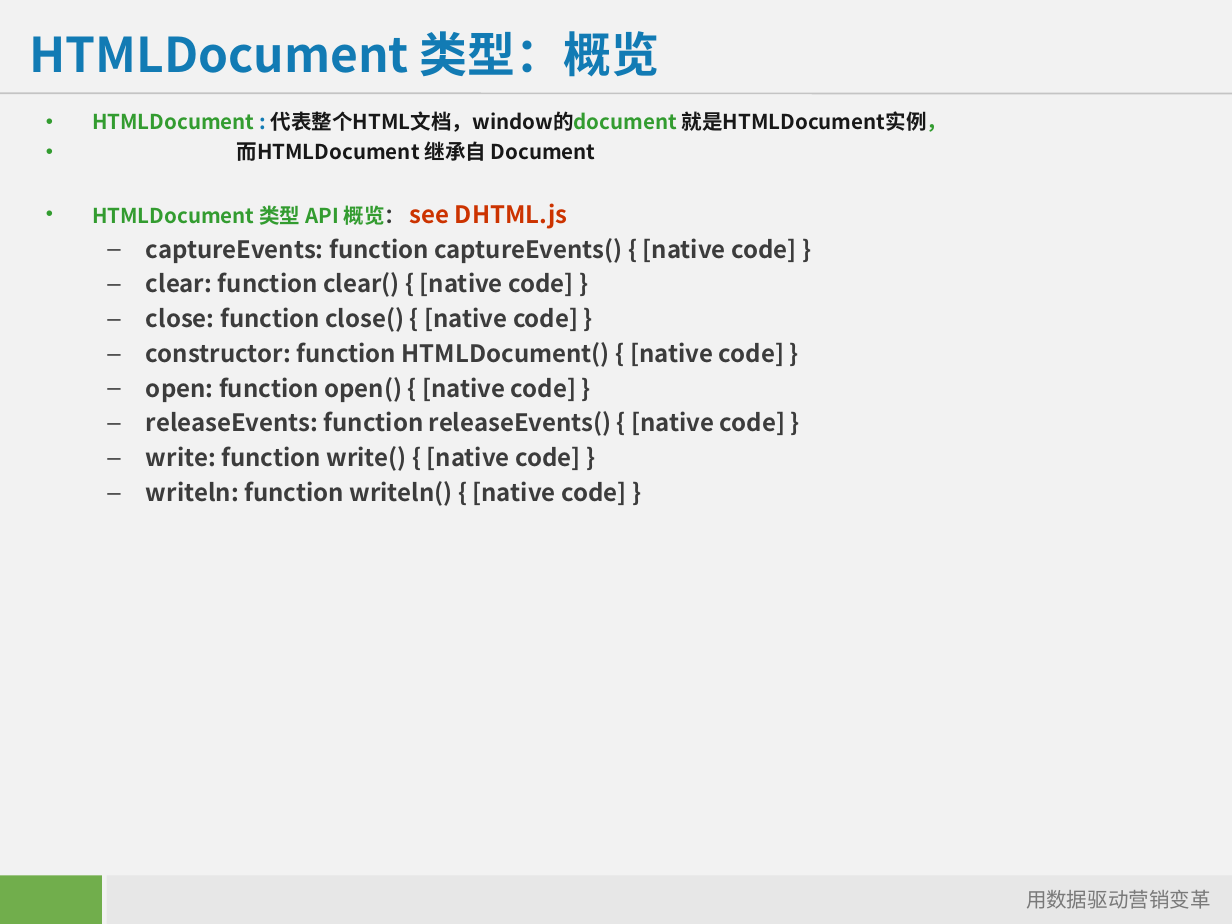
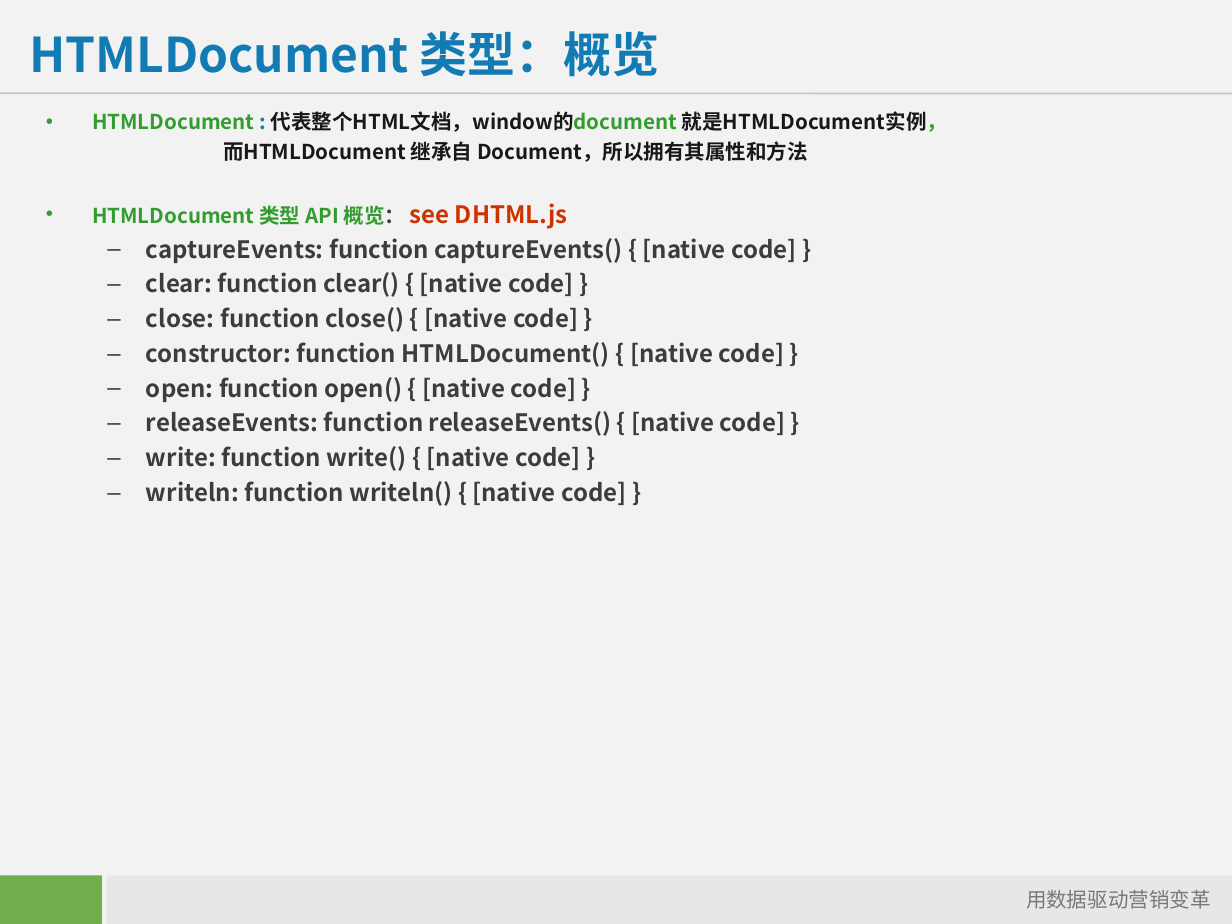
Before and after one commit to starzou/dom-edge, a slide deck: slide 6 of doc/DOM及其应用-DOM-API详解.ppt. Drawn at 1232x924 pixels with LibreOffice and Linux fonts; fonts in the diff are those of the drawing; background and template pictures are left out. Boxes give left, top, right and bottom in pixels: in the first picture for what was removed or moved away, otherwise in the second. Text is boxed around its words. In the diff, an @@ line names an element or a change of style, - is before the commit and + after.

Commit message:
完成 HTMLDocument 讲解

```diff
--- a/doc/DOM及其应用-DOM-API详解.ppt
+++ b/doc/DOM及其应用-DOM-API详解.ppt
@@ text at [223,141,808,162]: text changed @@
-• 而HTMLDocument 继承自 Document
+而HTMLDocument 继承自 Document，所以拥有其属性和方法
```
Also in this commit, not shown: 4 other slides changed, 1 slide added, 2 other files.
